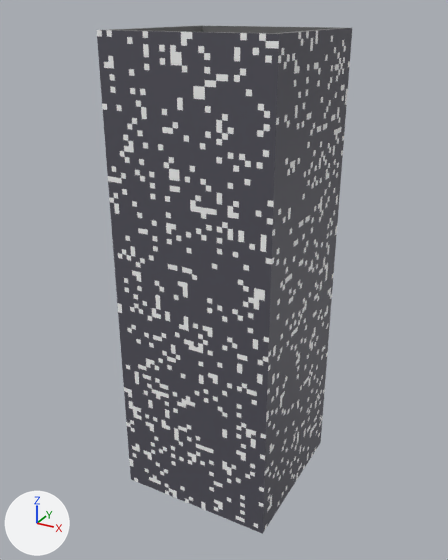
What one commit did to the glTF model BILD.glb.
Rendered twice from a 50 mm lens placed at (3.36, -6.27, 5.93), pointed at (-0.06, -0.06, 2.82). The axes (+X, +Y, +Z) are drawn at lower left. The lights are the same throughout.
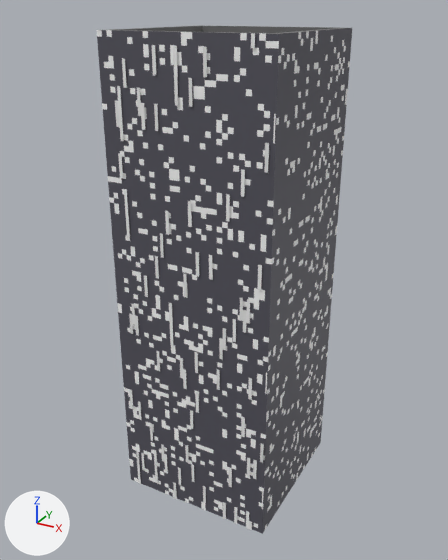
What differs and where, as boxes (x1, y1, x2, y2) in the pictures (448 x 560 px):
'Plane', added: after (115, 33, 276, 530)

Edits to the bpy script that builds the scene:
```text
Add img_emis:
    img_emis = load_image('emis', '_unpacked/emis', 512, 512, 'sRGB')
Add img_emis_001:
    img_emis_001 = load_image('emis.001', '_unpacked/emis.001', 512, 512, 'sRGB')
Add mat_material_005:
    mat_material_005 = bpy.data.materials.new('Material.005')
    # colours: white #e7e7e7
    # uses the picture img_emis
    # uses the picture img_emis_001
Add me_plane:
    me_plane.from_pydata(...)  # 4 vertices, 2 faces; spans x -1.0..1.0, y -1.0, z 0.0..5.72
    me_plane.materials.append(mat_material_005)
Add ob_plane:
    ob_plane = bpy.data.objects.new('Plane', me_plane)
    ob_plane.location = (0.0, -0.02, 0.0)
```
